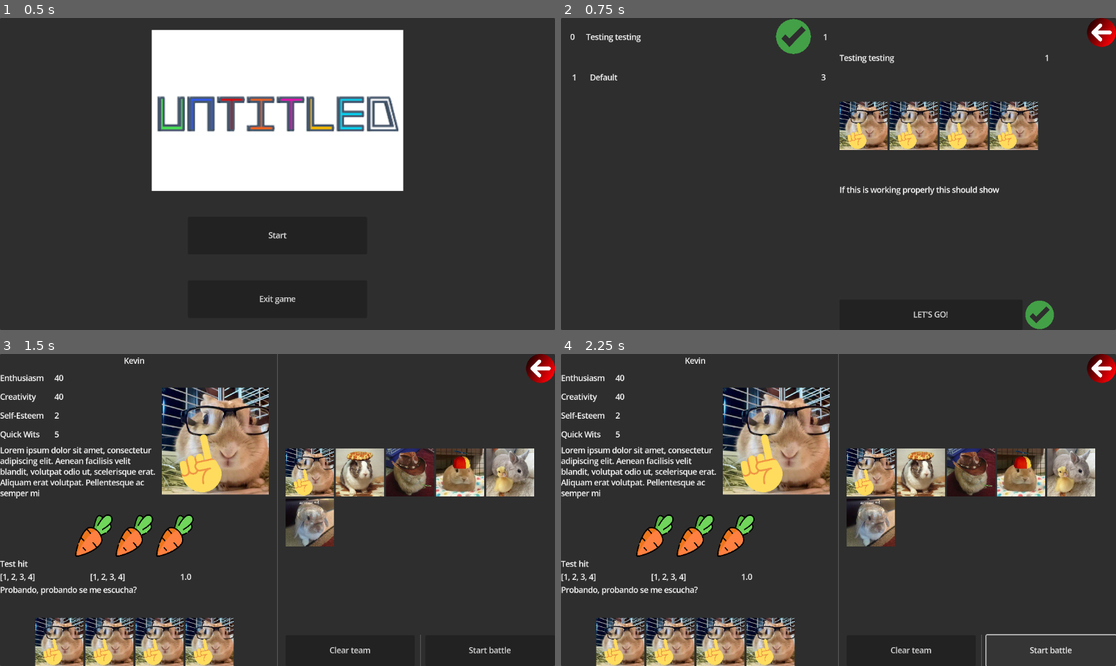
Above: before the commit, frames 1-4 (two rows, left to right).
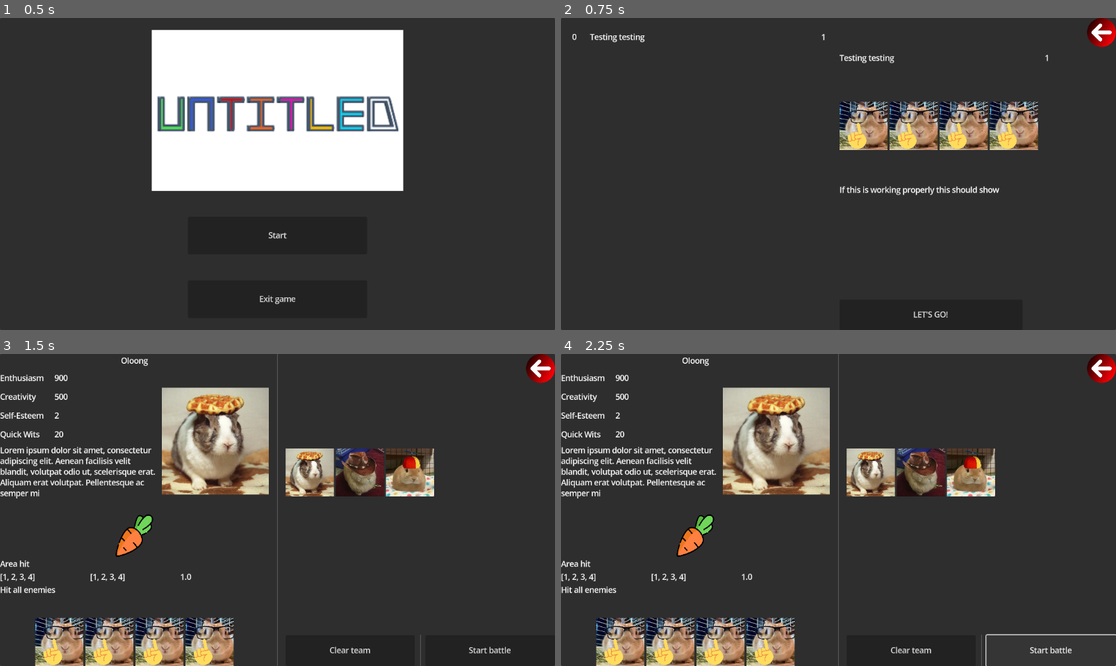
Above: after the commit, the same moments.

Repository: Yusa21/rabbitrumble
Game: Godot game, scene res://scenes/menus/mainMenu/main_menu.tscn
Same seed, same stepped clock (60 frames per second), same inputs: the game is played once before the commit and once after it. This scene is started directly instead of the project's main scene.
Inputs:
- Up to frame 1 (0.5 s): no input
- Up to frame 2 (0.75 s): click "Start" at 0.5 s
- Up to frame 3 (1.5 s): click "LET'S GO!" at 1.25 s
- Up to frame 4 (2.25 s): click "Start battle" at 2 s

Frame 1 is identical in both runs. In frame 2, 1.0% of the frame differs, in the area x 1-89%, y 0-100%; in frame 3, 15%, in the area x 0-97%, y 1-78%; in frame 4, 15%.

Commit message:
pop-up desbloqueo

Diff:
--- a/resources/stages/test_stage.tres
+++ b/resources/stages/test_stage.tres
@@ -7,7 +7,9 @@
 id = "test_stage"
 name = "Testing testing"
 number = 0
+difficulty = 1
 description = "If this is working properly this should show"
 enemies = Array[String](["testDummy", "testDummy", "testDummy", "testDummy"])
-reward = ""
+char_unlocks = Array[String](["p_c_006"])
+stage_unlocks = Array[String](["test_stage_2"])
 metadata/_custom_type_script = "uid://dislvogsap4ag"
--- a/scenes/menus/characterSelection/character_selection.gd
+++ b/scenes/menus/characterSelection/character_selection.gd
@@ -16,6 +16,7 @@
 	#Saca los personajes desbloqueados del game manager
 	for character_id in GameManager.unlocked_char_list:
 		unlocked_char_list.append(CharacterRepo.load_character_data_by_id(character_id))
+		print(character_id)
 
 	#Saca los enemigos del nivel del game manager
 	for character_id in GameManager.level_enemy_characters:
--- a/scenes/menus/mainMenu/main_menu.gd
+++ b/scenes/menus/mainMenu/main_menu.gd
@@ -5,7 +5,7 @@
 @onready var main_section = get_node("%MainSection")
 
 func _ready() -> void:
-
+	GameManager.load_game()
 	event_bus = MainMenuBus.new()
 
 	main_section.initialize(event_bus)
--- /dev/null
+++ b/scenes/menus/stageSelection/characterUnlockedPopup/unlockedCharacter.tscn
@@ -0,0 +1,64 @@
+[gd_scene load_steps=3 format=3 uid="uid://bpgm3l168osee"]
+
+[ext_resource type="Texture2D" uid="uid://kufm8rm6mxrl" path="res://assets/sprites/characters/p_c_001.png" id="1_7ukmg"]
+[ext_resource type="Script" uid="uid://cwv22q78qsxqu" path="res://scenes/menus/stageSelection/characterUnlockedPopup/unlocked_character.gd" id="1_reenc"]
+
+[node name="UnlockedCharacter" type="PopupPanel"]
+initial_position = 1
+size = Vector2i(450, 500)
+visible = true
+script = ExtResource("1_reenc")
+
+[node name="PopUpContainer" type="VBoxContainer" parent="."]
+anchors_preset = 15
+anchor_right = 1.0
+anchor_bottom = 1.0
+offset_left = 4.0
+offset_top = 4.0
+offset_right = 446.0
+offset_bottom = 496.0
+grow_horizontal = 2
+grow_vertical = 2
+size_flags_horizontal = 3
+size_flags_vertical = 3
+
+[node name="UnlockedTittle" type="RichTextLabel" parent="PopUpContainer"]
+unique_name_in_owner = true
+layout_mode = 2
+size_flags_vertical = 3
+size_flags_stretch_ratio = 0.5
+theme_override_font_sizes/normal_font_size = 30
+text = "Default is joning the team!"
+horizontal_alignment = 1
+vertical_alignment = 1
+
+[node name="ImageMargin" type="MarginContainer" parent="PopUpContainer"]
+layout_mode = 2
+size_flags_vertical = 3
+theme_override_constants/margin_bottom = 30
+
+[node name="CharacterIcon" type="TextureRect" parent="PopUpContainer/ImageMargin"]
+unique_name_in_owner = true
+layout_mode = 2
+size_flags_vertical = 3
+texture = ExtResource("1_7ukmg")
+expand_mode = 1
+stretch_mode = 5
+
+[node name="ButtonMargin" type="MarginContainer" parent="PopUpContainer"]
+layout_mode = 2
+size_flags_vertical = 3
+size_flags_stretch_ratio = 0.5
+theme_override_constants/margin_left = 40
+theme_override_constants/margin_top = 10
+theme_override_constants/margin_right = 40
+theme_override_constants/margin_bottom = 10
+
+[node name="OkButton" type="Button" parent="PopUpContainer/ButtonMargin"]
+unique_name_in_owner = true
+layout_mode = 2
+size_flags_vertical = 3
+theme_override_font_sizes/font_size = 40
+text = "That's cool!🐇"
+
+[connection signal="pressed" from="PopUpContainer/ButtonMargin/OkButton" to="." method="_on_ok_button_pressed"]
--- /dev/null
+++ b/scenes/menus/stageSelection/characterUnlockedPopup/unlocked_character.gd
@@ -0,0 +1,19 @@
+extends PopupPanel
+
+@onready var character_name_label = get_node("%UnlockedTittle")
+@onready var character_image = get_node("%CharacterIcon")
+@onready var continue_button = get_node("%OkButton")
+
+# Call this function to show the popup with the unlocked character info
+func show_character_unlock(char_data: CharacterData) -> void:
+
+	# Update the UI elements
+	character_name_label.text = char_data.character_name +  " it's joining the team!"
+	character_image.texture = char_data.character_icon
+
+	# Show the popup centered on screen
+	popup_centered()
+
+
+func _on_ok_button_pressed() -> void:
+	hide()
--- a/scenes/menus/stageSelection/stage_selection.gd
+++ b/scenes/menus/stageSelection/stage_selection.gd
@@ -9,6 +9,7 @@
 @onready var stage_list_display = get_node("%StageList")
 @onready var stage_information_panel = get_node("%StageInformation")
 @onready var options_buttons = get_node("%TopRightOptions")
+@onready var character_unlocked_popup = get_node("%UnlockedCharacter")
 
 func _ready() -> void:
 	event_bus = StageSelectionBus.new()
@@ -33,6 +34,13 @@
 	#Esto es mazo cutre pero asegura que muestre la primera mision al cargar
 	event_bus.emit_signal("stage_clicked", unlocked_stage_list[0])
 
+	if GameManager.new_chars_unlocked != [""]:
+		for char_id in GameManager.new_chars_unlocked:
+			var unlocked_char_data = CharacterRepo.load_character_data_by_id(char_id)
+			if unlocked_char_data != null:
+				character_unlocked_popup.show_character_unlock(unlocked_char_data)
+		GameManager.new_chars_unlocked = [""]
+
 
 func _on_start_button_clicked():
 	GameManager.setup_character_select(current_selected_stage.enemies, current_selected_stage.id)
--- a/scenes/menus/stageSelection/stage_selection.tscn
+++ b/scenes/menus/stageSelection/stage_selection.tscn
@@ -1,10 +1,11 @@
-[gd_scene load_steps=6 format=3 uid="uid://cgfys0mix6p3o"]
+[gd_scene load_steps=7 format=3 uid="uid://cgfys0mix6p3o"]
 
 [ext_resource type="PackedScene" uid="uid://u86114strhxn" path="res://scenes/menus/stageSelection/stagePanel/stage_information.tscn" id="1_0ejd1"]
 [ext_resource type="Script" uid="uid://dyhfgoxxqogqj" path="res://scenes/menus/stageSelection/stage_selection.gd" id="1_70y1c"]
 [ext_resource type="PackedScene" uid="uid://bkj64jlbcgesg" path="res://scenes/menus/stageSelection/stageList/stage_list.tscn" id="2_jj88m"]
 [ext_resource type="Script" uid="uid://cedd36gu6lp6i" path="res://scenes/menus/stageSelection/optionButtons/options_buttons.gd" id="3_byybc"]
 [ext_resource type="Texture2D" uid="uid://byr5n2dkedagk" path="res://assets/menu/button/back_arrow.png" id="4_gg72n"]
+[ext_resource type="PackedScene" uid="uid://bpgm3l168osee" path="res://scenes/menus/stageSelection/characterUnlockedPopup/unlockedCharacter.tscn" id="6_gg72n"]
 
 [node name="StageSelection" type="Control"]
 layout_mode = 3
@@ -56,4 +57,8 @@
 unique_name_in_owner = true
 layout_mode = 2
 
+[node name="UnlockedCharacter" parent="." instance=ExtResource("6_gg72n")]
+unique_name_in_owner = true
+visible = false
+
 [connection signal="pressed" from="MarginContainer/UIContainer/RightSide/TopRightOptions/BackButton" to="MarginContainer/UIContainer/RightSide/TopRightOptions" method="_on_back_button_pressed"]
--- /dev/null
+++ b/scripts/resource_models/saveFile/save_file.gd
@@ -0,0 +1,6 @@
+extends Resource
+class_name GameSave
+
+@export var unlocked_char_list: Array[String]
+@export var unlocked_stage_list: Array[String]
+@export var completed_stage_list: Array[String]
--- a/scripts/resource_models/stages/stage_data.gd
+++ b/scripts/resource_models/stages/stage_data.gd
@@ -7,4 +7,5 @@
 @export var difficulty: int = 1
 @export var description: String = "Lorem ipsum dolor sit amet, consectetur adipiscing elit, sed do eiusmod tempor incid …(362 unchanged characters)…
 @export var enemies: Array[String] = ["testDummy","testDummy","testDummy","testDummy"]
-@export var reward: String = "" ##Recompensa del la misiom, problamente personajes pero todavia no se que ponerle
+@export var char_unlocks: Array[String] = [""] ##Recompensa del la mision, problamente personajes pero todavia no se que ponerle
+@export var stage_unlocks: Array[String] = [""]
--- a/scripts/singletons/game_manager.gd
+++ b/scripts/singletons/game_manager.gd
@@ -6,22 +6,23 @@
 
 #----------------------MAIN MENU TRANSITION-------------------------------------------
 func go_to_main_menu():
-    get_tree().change_scene_to_file("res://scenes/menus/mainMenu/main_menu.tscn")
+	get_tree().change_scene_to_file("res://scenes/menus/mainMenu/main_menu.tscn")
 
 #----------------------STAGE SELECTION TRANSITION-------------------------------------
+var new_chars_unlocked: Array[String]
 func go_to_stage_select():
-    get_tree().change_scene_to_file("res://scenes/menus/stageSelection/stage_selection.tscn")
+	get_tree().change_scene_to_file("res://scenes/menus/stageSelection/stage_selection.tscn")
 
 #----------------------CHARACTER SELECTION TRANSITION---------------------------------
 var stage_id = ["test_stage"]
 var level_enemy_characters = ["testDummy2","testDummy2","testDummy2","testDummy2"]
 
 func setup_character_select(level_enemies, id):
-    level_enemy_characters = level_enemies
-    stage_id = id
+	level_enemy_characters = level_enemies
+	stage_id = id
 
 func go_to_character_select():
-    get_tree().change_scene_to_file("res://scenes/menus/characterSelection/character_selection.tscn")
+	get_tree().change_scene_to_file("res://scenes/menus/characterSelection/character_selection.tscn")
 
 #---------------------BATTLE DATA TRANSITION------------------------------------------
 # Data that will be passed from menu to battle
@@ -30,18 +31,87 @@
 
 # Function to set up a new battle
 func setup_battle(players, enemies):
-    selected_player_characters = players
-    selected_enemy_characters = enemies
+	selected_player_characters = players
+	selected_enemy_characters = enemies
 
 # Function to start the battle scene
 func start_battle():
-    # Transition to battle scene
-    get_tree().change_scene_to_file("res://scenes/combatScene/Battle.tscn")
+	# Transition to battle scene
+	get_tree().change_scene_to_file("res://scenes/combatScene/Battle.tscn")
 
 func end_battle():
-    mark_stage_as_completed()
-    go_to_stage_select()
+	mark_stage_as_completed()
+	check_unlocks()
+	save_game()
+	go_to_stage_select()
 
 func mark_stage_as_completed():
-    if !completed_stage_list.has(stage_id):
-        completed_stage_list.append(stage_id)
+	if !completed_stage_list.has(stage_id):
+		completed_stage_list.append(stage_id)
+
+func check_unlocks():
+	var stage_data = StageRepo.load_stage_data_by_id(stage_id)
+	if stage_data.char_unlocks != [""]:
+		for char_id in stage_data.char_unlocks:
+			if !char_id in unlocked_char_list:
+				new_chars_unlocked.append(char_id)
+				unlocked_char_list.append(char_id)
+
+	if stage_data.stage_unlocks != [""]:
+		for unlocked_stage_id in stage_data.stage_unlocks:
+			if !unlocked_stage_id in unlocked_stage_id:
+				unlocked_stage_list.append(unlocked_stage_id)
+
+#-----------------------------SAVE DATA MANAGEMENT--------------------------------
+func save_game():
+	var save_data = GameSave.new()
+	save_data.unlocked_char_list = unlocked_char_list
+	save_data.unlocked_stage_list = unlocked_stage_list
+	save_data.completed_stage_list = completed_stage_list
+
+	var error = ResourceSaver.save(save_data, "user://save_game.tres")
+	if error != OK:
+		push_error("Failed to save game: ", error)
+		return false
+	return true
+
+
+func load_game():
+	if not FileAccess.file_exists("user://save_game.tres"):
+		create_default_save_file()
+		return true
+
+	var save_data = load("user://save_game.tres")
+	if not save_data:
+		push_error("Failed to load save file")
+		return false
+
+	unlocked_char_list = save_data.unlocked_char_list
+	unlocked_stage_list = save_data.unlocked_stage_list
+	completed_stage_list = save_data.completed_stage_list
+
+	print("Loaded game")
+
+	return true
+
+const default_char_list: Array[String] = ["testDummy2","p_c_003","p_c_004"]
+const default_stage_list: Array[String] = ["test_stage"]
+const default_completed_list: Array[String] = [""]
+
+func create_default_save_file():
+	var save_data = GameSave.new()
+	save_data.unlocked_char_list = default_char_list
+	save_data.unlocked_stage_list = default_stage_list
+	save_data.completed_stage_list = default_completed_list
+
+	var error = ResourceSaver.save(save_data, "user://save_game.tres")
+	if error != OK:
+		push_error("Failed to create new save file: ", error)
+		return false
+
+	unlocked_char_list = default_char_list
+	unlocked_stage_list = default_stage_list
+	completed_stage_list = default_completed_list
+
+	print("Save file created")
+	return true
Not shown, added: scenes/menus/stageSelection/characterUnlockedPopup/unlocked_character.gd.uid
Not shown, added: scripts/resource_models/saveFile/save_file.gd.uid
